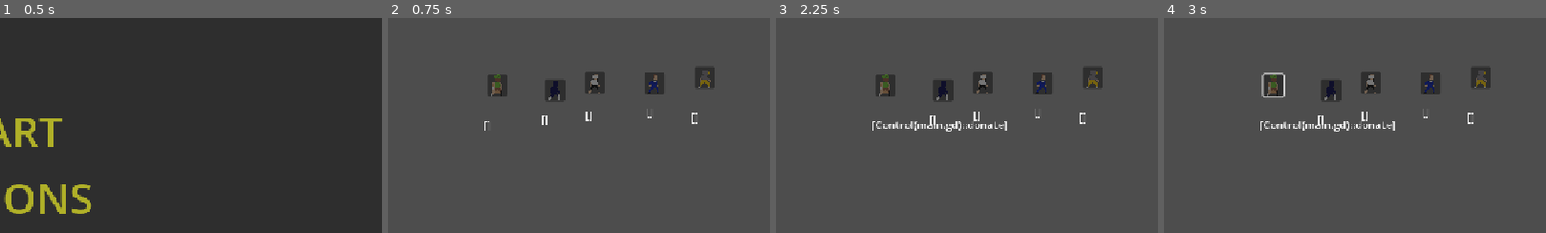
Above: before the commit, frames 1-4 (left to right).
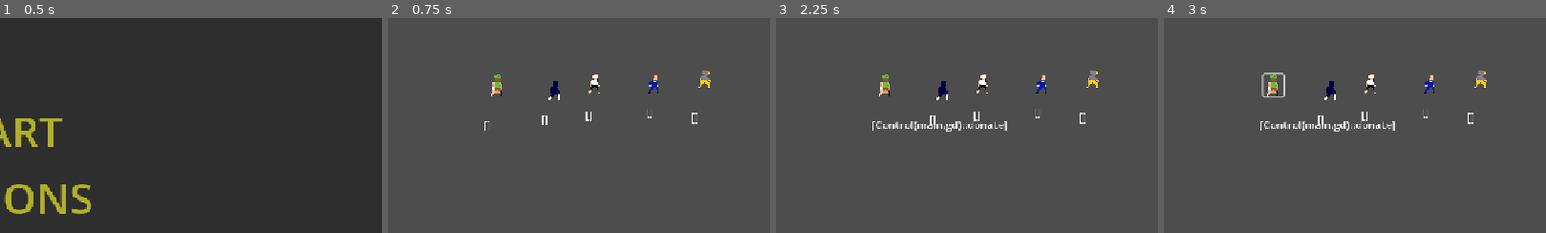
Above: after the commit, the same moments.

Repository: FreeformWave544/FeitOfManagement
Game: Godot game, scene res://UI/MainMenu.tscn
Two runs of this game, one before a commit and one after it. Both use one fixed random seed, a clock stepped at 60 frames per second and the inputs below. Sound files missing from this copy of the repository are replaced by a short silence.
Inputs (mouse positions are % of the whole screen's width and height, from its top left):
- Up to frame 1 (0.5 s): no input
- Up to frame 2 (0.75 s): click "START" at 0.5 s
- Up to frame 3 (2.25 s): click (64, 32) at 1.25 s; click "assign donate" at 2 s
- Up to frame 4 (3 s): tap Enter (ui_accept) at 2.75 s; move the mouse to (72, 45) at 2.77 s; hold Right (ui_right) from 2.78 s (still down); click (72, 45) at 2.92 s
The pictures show only the part of the screen within x 50-100%, y 16-66%; the shares and areas given below are measured in that part.

Frame 1 is identical in both runs. In frame 2, 2.4% of the frame differs, in the area x 26-86%, y 23-39%; in frame 3, 2.4%; in frame 4, 2.4%.

Commit message:
Music Player
Got a bit carried away with audio detection and made it change pitch according to volume but then commented that all out. XD

Diff:
--- a/Scenes/artist.tscn
+++ b/Scenes/artist.tscn
@@ -61,3 +61,4 @@
 offset_top = -16.0
 offset_right = 15.0
 offset_bottom = 17.0
+flat = true
--- a/Scenes/blacksmith.tscn
+++ b/Scenes/blacksmith.tscn
@@ -61,3 +61,4 @@
 offset_top = -16.0
 offset_right = 15.0
 offset_bottom = 17.0
+flat = true
--- a/Scenes/leader.tscn
+++ b/Scenes/leader.tscn
@@ -60,3 +60,4 @@
 offset_top = -16.0
 offset_right = 15.0
 offset_bottom = 17.0
+flat = true
--- a/Scenes/sales_man.tscn
+++ b/Scenes/sales_man.tscn
@@ -61,3 +61,4 @@
 offset_top = -16.0
 offset_right = 15.0
 offset_bottom = 17.0
+flat = true
--- a/Scenes/tech.tscn
+++ b/Scenes/tech.tscn
@@ -62,3 +62,4 @@
 offset_top = -16.0
 offset_right = 15.0
 offset_bottom = 17.0
+flat = true
--- /dev/null
+++ b/UI/music_player.gd
@@ -0,0 +1,44 @@
+extends Control
+
+@export var tracks: Array[AudioStreamMP3]
+
+#var analyzer
+#const FREQ_MAX = 100.0
+#const MIN_DB = 60.0
+#var loud_count: int = 0
+#var reacted: bool = false
+#const LOUD_THRESHOLD = 0.2
+#const QUIET_THRESHOLD = 0.05
+
+func _ready():
+	play()
+	#analyzer = AudioServer.get_bus_effect_instance(1, 0)
+	#set_process(true)
+
+func play():
+	var nextTrack = tracks.pick_random()
+	while nextTrack == tracks.pick_random():  nextTrack = tracks.pick_random()
+	$Music.stream = nextTrack
+	$Music.play()
+	await $Music.finished
+	play()
+	#loud_count = 0
+	#reacted = false
+
+#func _process(_delta):
+	#if not $Music.playing or analyzer == null: return
+	#var magnitude = analyzer.get_magnitude_for_frequency_range(0, FREQ_MAX)
+	#var energy = clamp((MIN_DB + linear_to_db(magnitude.length())) / MIN_DB, 0, 1)
+	#if energy > LOUD_THRESHOLD and not reacted: loud_count += 1
+	#elif energy < QUIET_THRESHOLD and loud_count >= 3 and not reacted and randi_range(1,3) == 1:
+		#reacted = true
+		#loud_count = 0
+		#var target = floor((0.1 + randf() * 0.9) * 10) / 10.0
+		#var t = 0.0
+		#while t < 2.0:
+			#$Music.pitch_scale = lerp($Music.pitch_scale, target, t / 2.0)
+			#t += get_process_delta_time()
+			#await get_tree().process_frame
+		#$Music.pitch_scale = target
+		#await get_tree().create_timer(10.0).timeout
+		#reacted = false
--- /dev/null
+++ b/UI/music_player.tscn
@@ -0,0 +1,21 @@
+[gd_scene format=3 uid="uid://b7penk3dslfg1"]
+
+[ext_resource type="Script" uid="uid://2css6kwqaugr" path="res://UI/music_player.gd" id="1_war02"]
+[ext_resource type="AudioStream" uid="uid://bgl52uaw86jyu" path="res://assets/music/Second game.mp3" id="2_g7ker"]
+[ext_resource type="AudioStream" uid="uid://caywclncy0np2" path="res://assets/music/last one jam.mp3" id="3_v8hko"]
+[ext_resource type="AudioStream" uid="uid://b2512ri6ci3dp" path="res://assets/music/last one jam 2.mp3" id="4_eia7u"]
+[ext_resource type="AudioStream" uid="uid://cnh5needqad8p" path="res://assets/music/game jam 2 horror.mp3" id="5_mexcj"]
+
+[node name="MusicPlayer" type="Control" unique_id=70076373]
+layout_mode = 3
+anchors_preset = 15
+anchor_right = 1.0
+anchor_bottom = 1.0
+grow_horizontal = 2
+grow_vertical = 2
+script = ExtResource("1_war02")
+tracks = Array[AudioStreamMP3]([ExtResource("2_g7ker"), ExtResource("3_v8hko"), ExtResource("4_eia7u"), ExtResource("5_mexcj")])
+
+[node name="Music" type="AudioStreamPlayer" parent="." unique_id=274908899]
+volume_db = -20.0
+bus = &"Music"
--- /dev/null
+++ b/default_bus_layout.tres
@@ -0,0 +1,14 @@
+[gd_resource type="AudioBusLayout" format=3 uid="uid://dli7pjtdroyc1"]
+
+[sub_resource type="AudioEffectSpectrumAnalyzer" id="AudioEffectSpectrumAnalyzer_j3pel"]
+resource_name = "SpectrumAnalyzer"
+
+[resource]
+bus/1/name = &"Music"
+bus/1/solo = false
+bus/1/mute = false
+bus/1/bypass_fx = false
+bus/1/volume_db = 0.0
+bus/1/send = &"Master"
+bus/1/effect/0/effect = SubResource("AudioEffectSpectrumAnalyzer_j3pel")
+bus/1/effect/0/enabled = true
--- a/project.godot
+++ b/project.godot
@@ -15,9 +15,14 @@
 config/features=PackedStringArray("4.6", "Forward Plus")
 config/icon="res://icon.svg"
 
+[audio]
+
+buses/default_bus_layout="uid://dli7pjtdroyc1"
+
 [autoload]
 
 AppConfig="*uid://cjke6crjg14a0"
+MusicPlayer="*uid://b7penk3dslfg1"
 
 [display]
 
Not shown, added: UI/music_player.gd.uid
Not shown, added: assets/music/Second game.mp3.import
Not shown, added: assets/music/game jam 2 horror.mp3.import
Not shown, added: assets/music/last one jam 2.mp3.import
Not shown, added: assets/music/last one jam.mp3.import
Not shown, added: assets/music/Second game.mp3
Not shown, added: assets/music/game jam 2 horror.mp3
Not shown, added: assets/music/last one jam 2.mp3
Not shown, added: assets/music/last one jam.mp3
